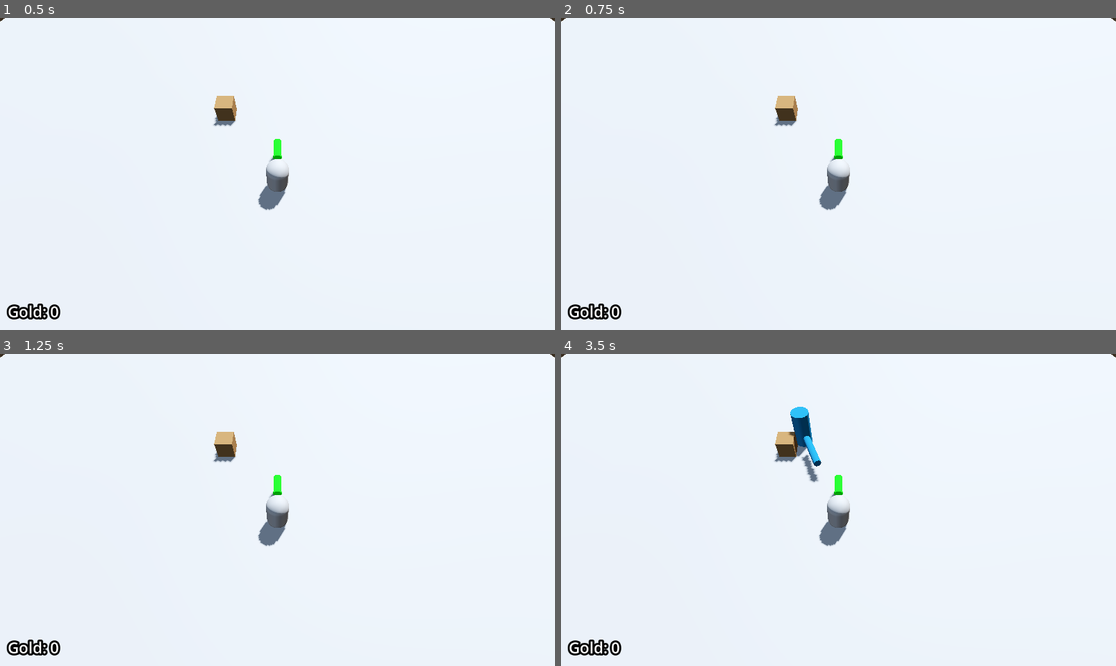
Above: before the commit, frames 1-4 (two rows, left to right).
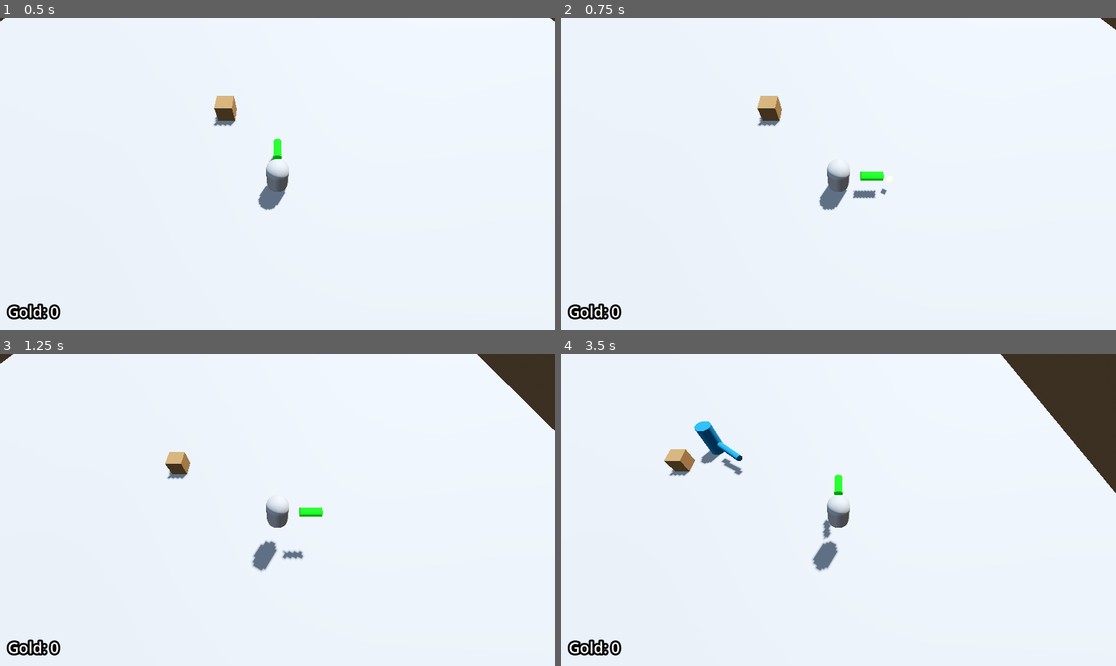
Above: after the commit, the same moments.

Repository: Ra-vanTech/ProjectBoozeArmy
Game: Godot game, scene res://Escena1_BoozeArmy.tscn
Two runs of this game, one before a commit and one after it. Both use one fixed random seed, a clock stepped at 60 frames per second and the inputs below.
Inputs (mouse positions are in pixels of both pictures, inside the frame that each line leads up to):
- Up to frame 1 (0.5 s): no input
- Up to frame 2 (0.75 s): tap Enter at 0.5 s; move the mouse to (960, 158) at 0.52 s; hold D (move_right) from 0.53 s (still down); right-click (960, 158) at 0.6 s
- Up to frame 3 (1.25 s): keep holding D (move_right); tap Space (jump) at 0.77 s
- Up to frame 4 (3.5 s): move the mouse to (727, 525) at 1.27 s; release D (move_right) at 1.28 s; hold S (move_back) 1.28-2.03 s; right-click (727, 525) at 1.35 s; tap Space (jump) at 1.52, 3.02 s; move the mouse to (894, 441) at 2.02 s; hold D (move_right) 2.03-2.78 s; right-click (894, 441) at 2.1 s; move the mouse to (810, 572) at 2.77 s; hold W (move_forward) from 2.78 s (still down); right-click (810, 572) at 2.85 s

Frame 1 is identical in both runs. In frame 2, 1.1% of the frame differs, in the area x 0-100%, y 0-62%; in frame 3, 3.2%; in frame 4, 7.0%, in the area x 0-100%, y 0-70%.
Error before the commit: Trying to assign value of type 'Node' to a variable of type 'InputComponent.gd'. (res://entities/player/scripts/player.gd:14)

Commit message:
[refactor] Cambio de ubicación de recurso

Diff:
--- a/entities/player/scenes/player_test.tscn
+++ b/entities/player/scenes/player_test.tscn
@@ -1,7 +1,7 @@
 [gd_scene format=3 uid="uid://duugomh718por"]
 
 [ext_resource type="Script" uid="uid://b2utb5hqprrnp" path="res://entities/player/scripts/player.gd" id="1_87kod"]
-[ext_resource type="Script" uid="uid://b33qhtcbiwyen" path="res://entities/shared_components/InputComponent.gd" id="1_fc5vt"]
+[ext_resource type="Script" uid="uid://b33qhtcbiwyen" path="res://entities/player/shared_components/components/InputComponent.gd" id="1_fc5vt"]
 [ext_resource type="Script" uid="uid://cet3rr2bu208v" path="res://entities/shared_components/MovementComponent.gd" id="2_ucsmf"]
 [ext_resource type="Script" uid="uid://iin3yxgmowr1" path="res://entities/shared_components/HealthComponent.gd" id="4_20dgb"]
 [ext_resource type="Script" uid="uid://ccuyrq1cbmgww" path="res://entities/shared_components/HitBoxComponent.gd" id="5_7mveo"]
